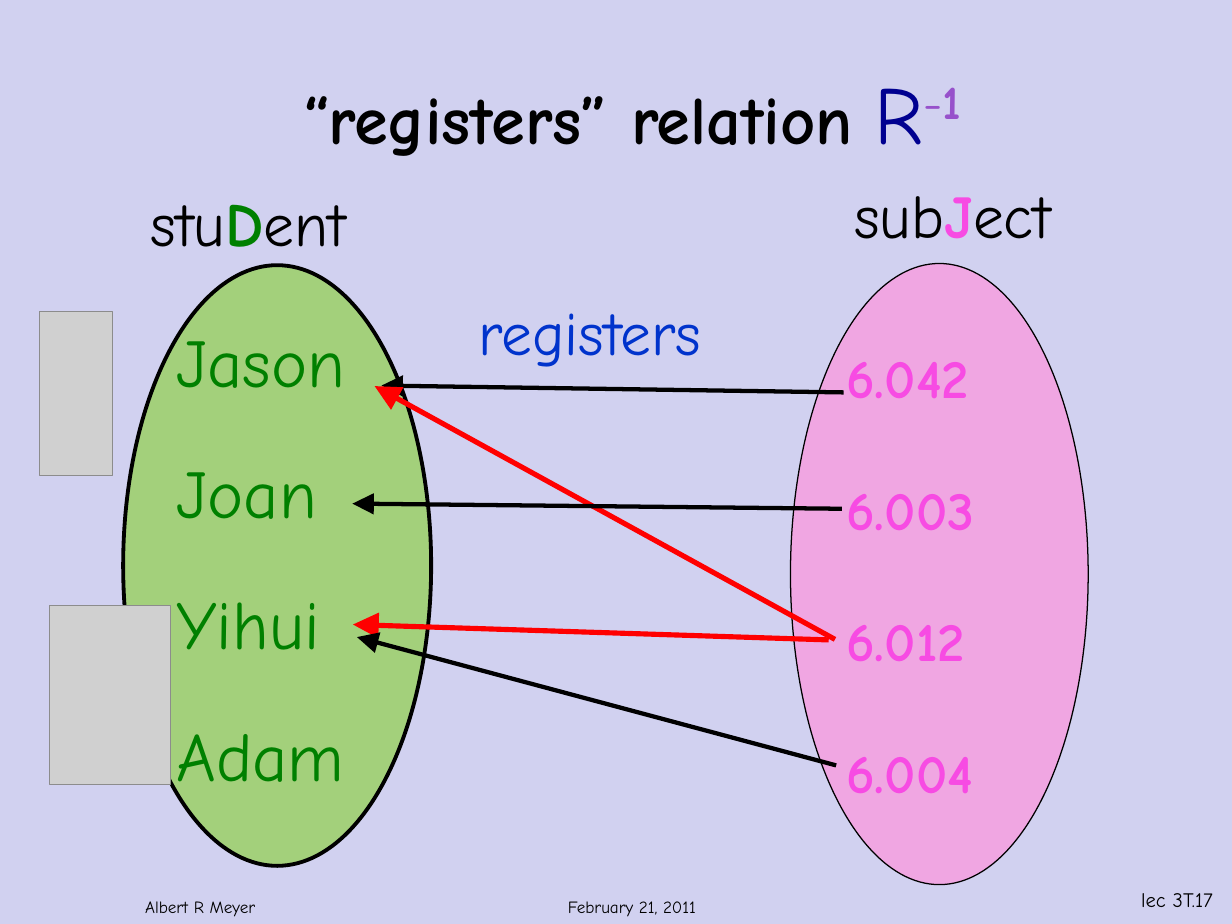
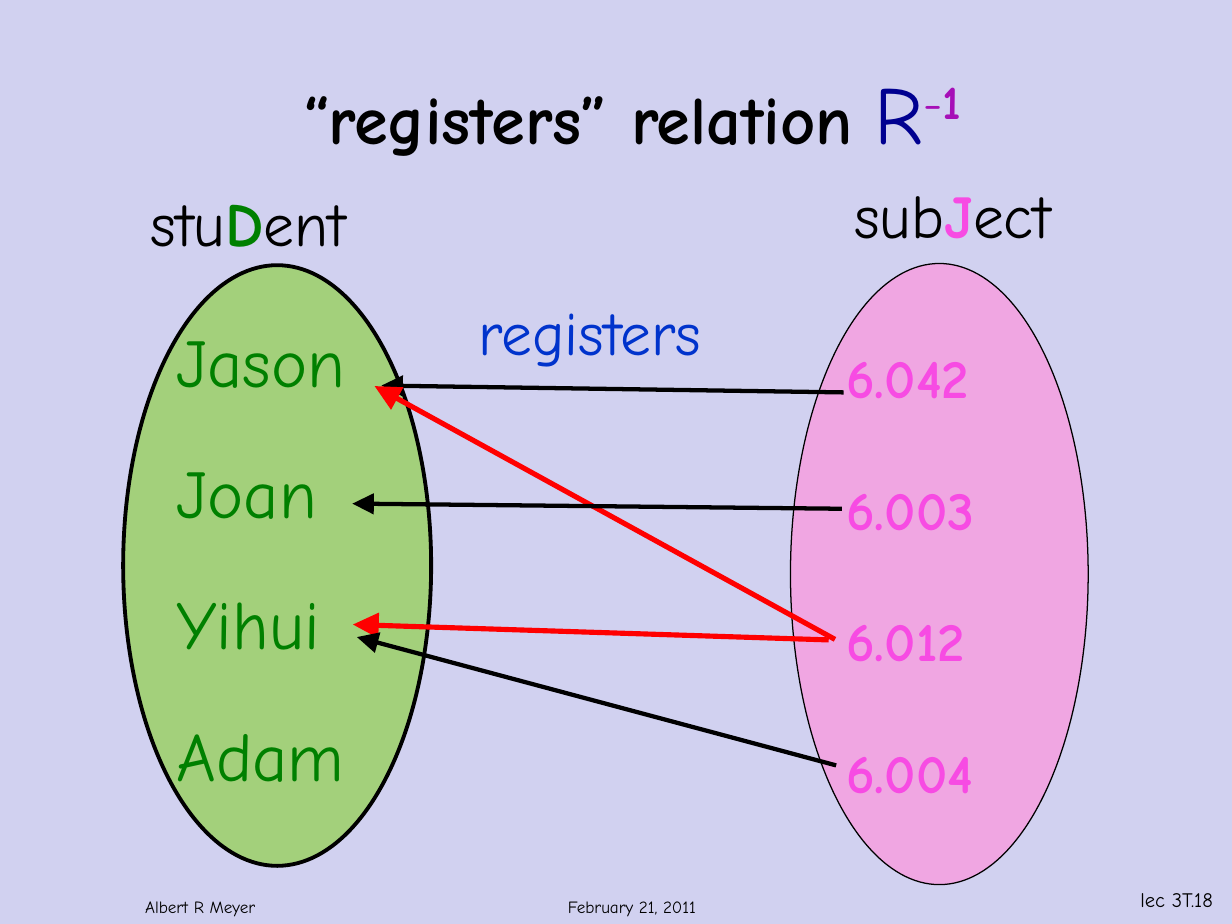
Before and after one commit to armeyer/mcs_web, a slide deck: slide 18 of spring12/slidesS12/relations.pptx (slide 17 before the commit). Drawn at 1232x924 pixels with LibreOffice and Linux fonts; fonts in the diff are those of the drawing; grey boxes stand for pictures; background and template pictures are left out. Boxes give left, top, right and bottom in pixels: in the first picture for what was removed or moved away, otherwise in the second. Text is boxed around its words. In the diff, an @@ line names an element or a change of style, - is before the commit and + after.

```diff
--- a/spring12/slidesS12/relations.pptx
+++ b/spring12/slidesS12/relations.pptx
@@ text "“registers” relation R-1" at (x1=303, y1=87, x2=962, y2=156): text colour #9751CB to #A60FB7 in "R-1" @@
@@ picture removed at (x1=39, y1=312, x2=113, y2=476) @@
@@ picture removed at (x1=49, y1=606, x2=170, y2=785) @@
@@ page number at (x1=1140, y1=893, x2=1213, y2=907): text changed @@
-lec 3T.17
+lec 3T.18
```
Also in this commit, not shown: 17 other slides changed, 2 slides added, 1 slide removed.
